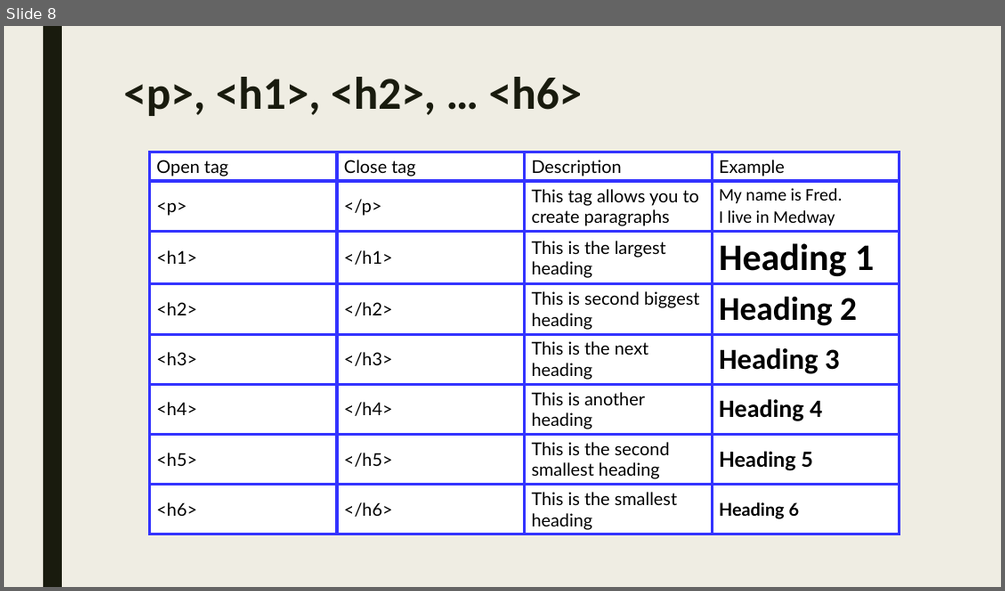
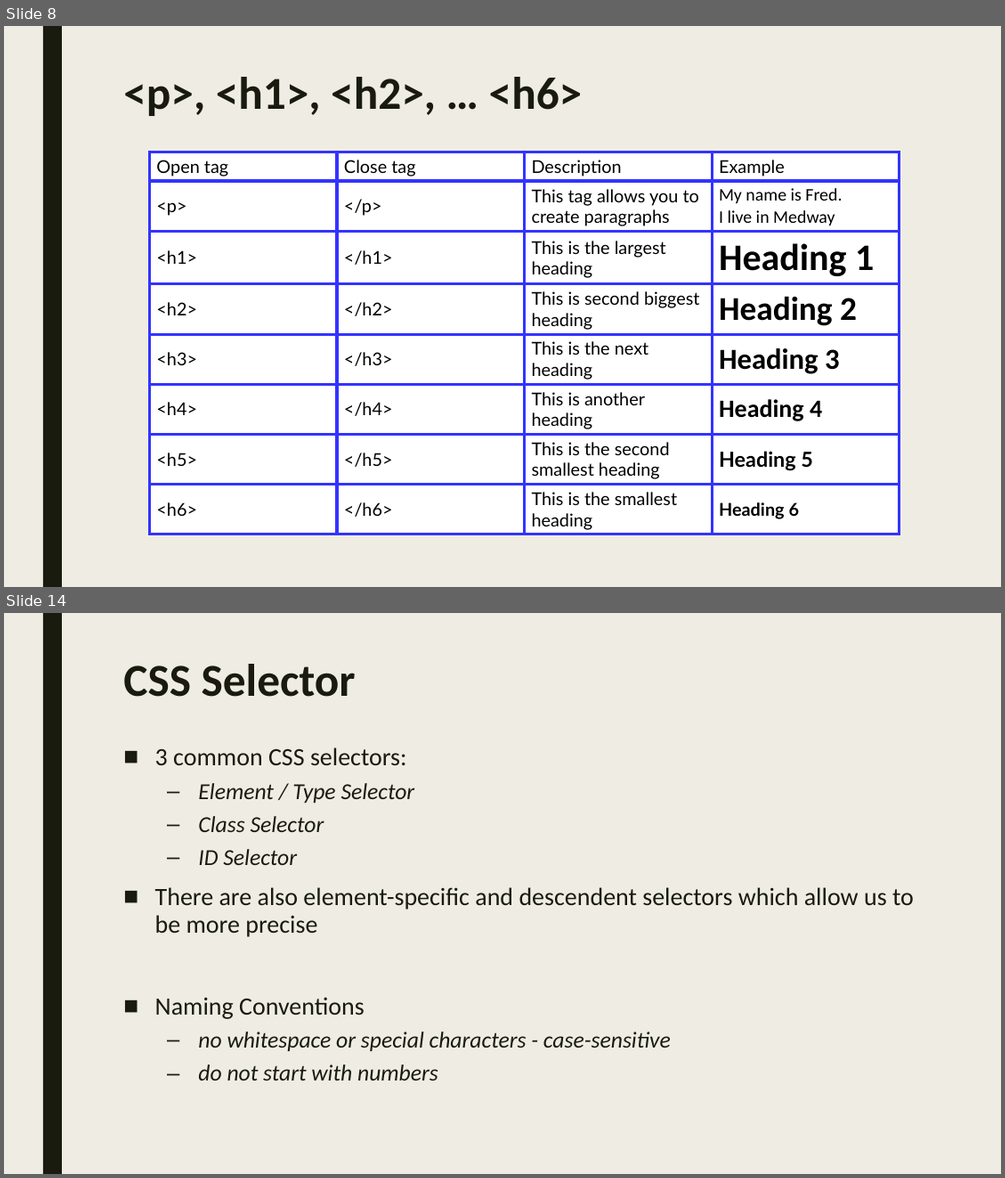
Before and after one commit to sayyidkhan/web_intro_2022, a slide deck: ppt/WY added.pptx. Shown one above the other, each under a label of ours: slide 8 before the commit, slides 8 and 14 after it; the slides between them are not shown. The pictures are 1005x591 and 1005x1178 pixels, drawn with LibreOffice and Linux fonts; fonts in the diff are those of the drawing. Boxes give left, top, right and bottom in pixels: in the first picture for what was removed or moved away, otherwise in the second. Text is boxed around its words. In the diff, an @@ line names an element or a change of style, - is before the commit and + after.

Commit message:
Completed missing content & exercise from previous 5 slides
The original 5 ppt didn't have all the HTML tags, CSS selector, JS interactions included.
I created a separate file to address the necessary content.

```diff
--- a/ppt/WY added.pptx
+++ b/ppt/WY added.pptx
@@ slide 14 added at (x1=4, y1=613, x2=1001, y2=1174), background #EFEDE3; not listed: 1 template element that a slide beside it also shows @@
@@ title added at (x1=123, y1=664, x2=356, y2=697), 44 pt, text #191B0E, bold @@
+CSS Selector
@@ text added at (x1=155, y1=747, x2=914, y2=1080), 24 pt, text #191B0E @@
+■ 3 common CSS selectors:
+  – Element / Type Selector
+  – Class Selector
+  – ID Selector
+■ There are also element-specific and descendent selectors which allow us to be more precise
+■ Naming Conventions
+  – no whitespace or special characters - case-sensitive
+  – do not start with numbers
```
Also in this commit, not shown: 4 slides changed, 22 other slides added, 1 other file.
